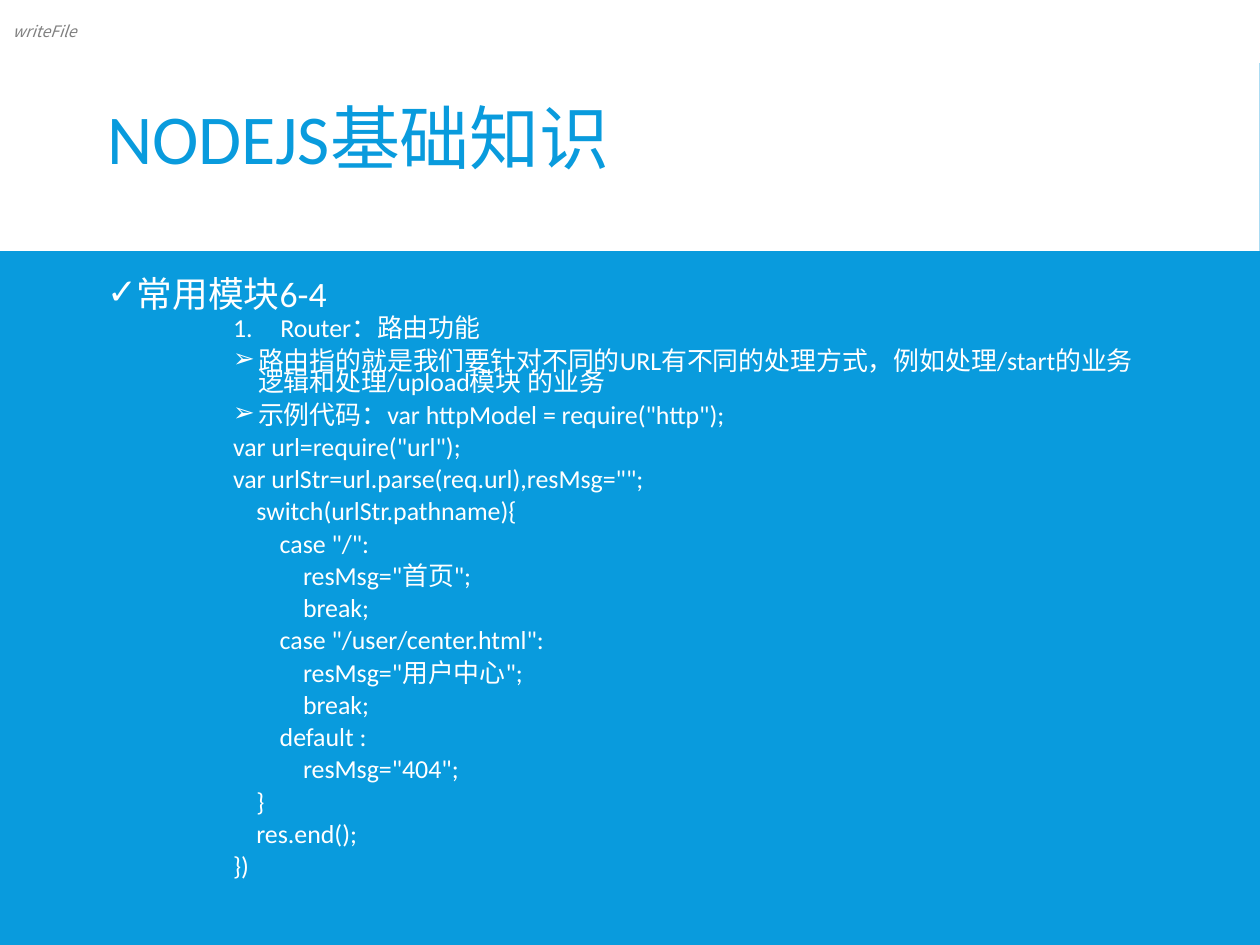
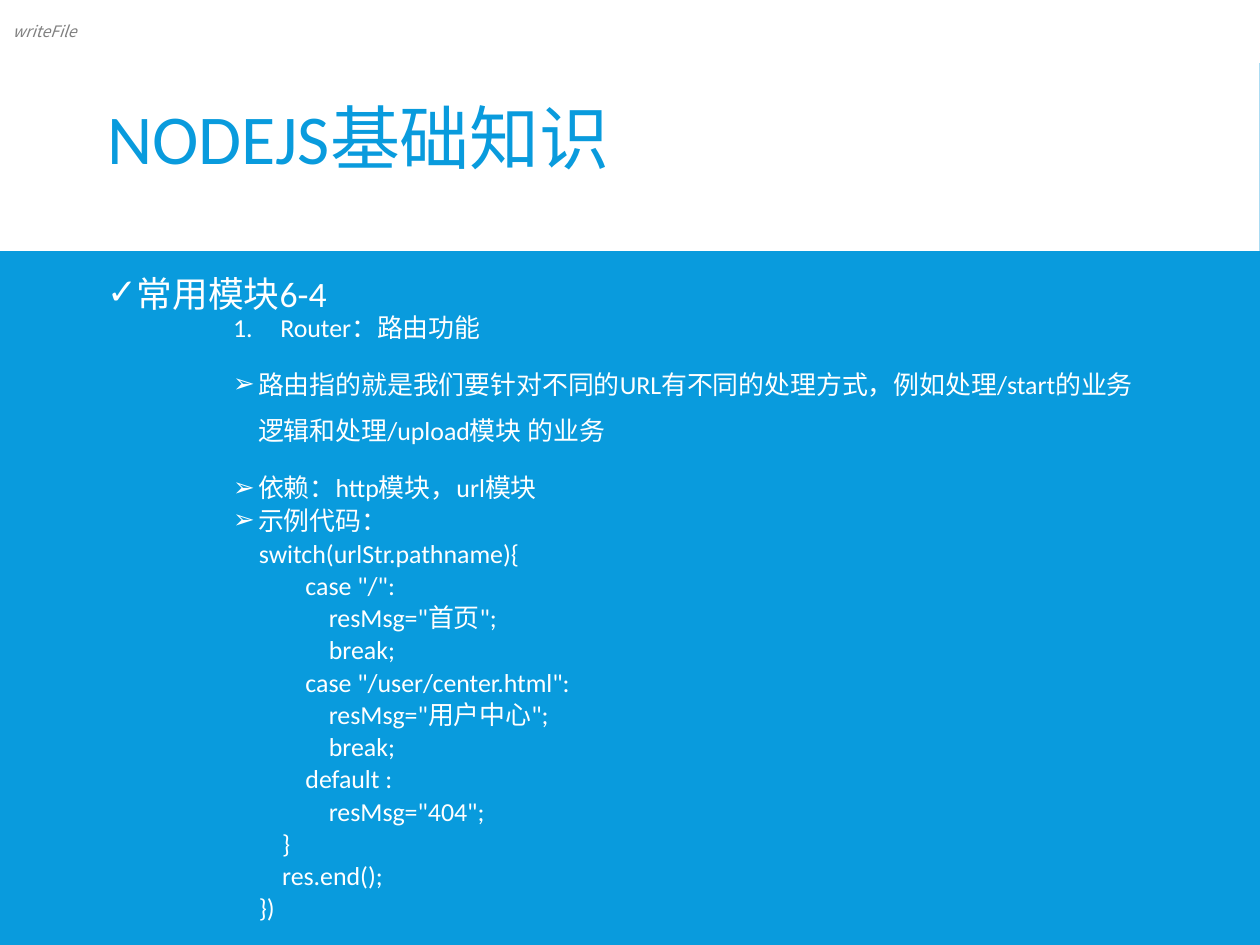
Before and after one commit to xiayu1986/webLearn, a slide deck: slide 6 of mix/技术分享/NODE技术分享.pptx. Drawn at 1260x945 pixels with LibreOffice and Linux fonts; fonts in the diff are those of the drawing. Boxes give left, top, right and bottom in pixels: in the first picture for what was removed or moved away, otherwise in the second. Text is boxed around its words. In the diff, an @@ line names an element or a change of style, - is before the commit and + after.

```diff
--- a/mix/技术分享/NODE技术分享.pptx
+++ b/mix/技术分享/NODE技术分享.pptx
@@ text at [258, 372, 1133, 889]: line spacing 0.7 to 1.5; list level 5 to 6 in "switch(urlStr.pathname){"; list level 5 to 6 in "case "/":"; list level 5 to 6 in "resMsg="首页";"; list level 5 to 6 in "break;"; list level 5 to 6 in "case "/user/center.html":"; list level 5 to 6 in "resMsg="用户中心";"; list level 5 to 6 in "default :"; list level 5 to 6 in "resMsg="404";"; list level 5 to 6 in "}"; list level 5 to 6 in "res.end();"; list level 5 to 6 in "})" @@
@@ text at [258, 475, 536, 532]: text changed @@
-        ➢ 示例代码：var httpModel = require("http");
-        var url=require("url");
-        var urlStr=url.parse(req.url),resMsg="";
+        ➢ 依赖：http模块，url模块
+        ➢ 示例代码：
```
Also in this commit, not shown: 9 other slides changed, 2 other files.
